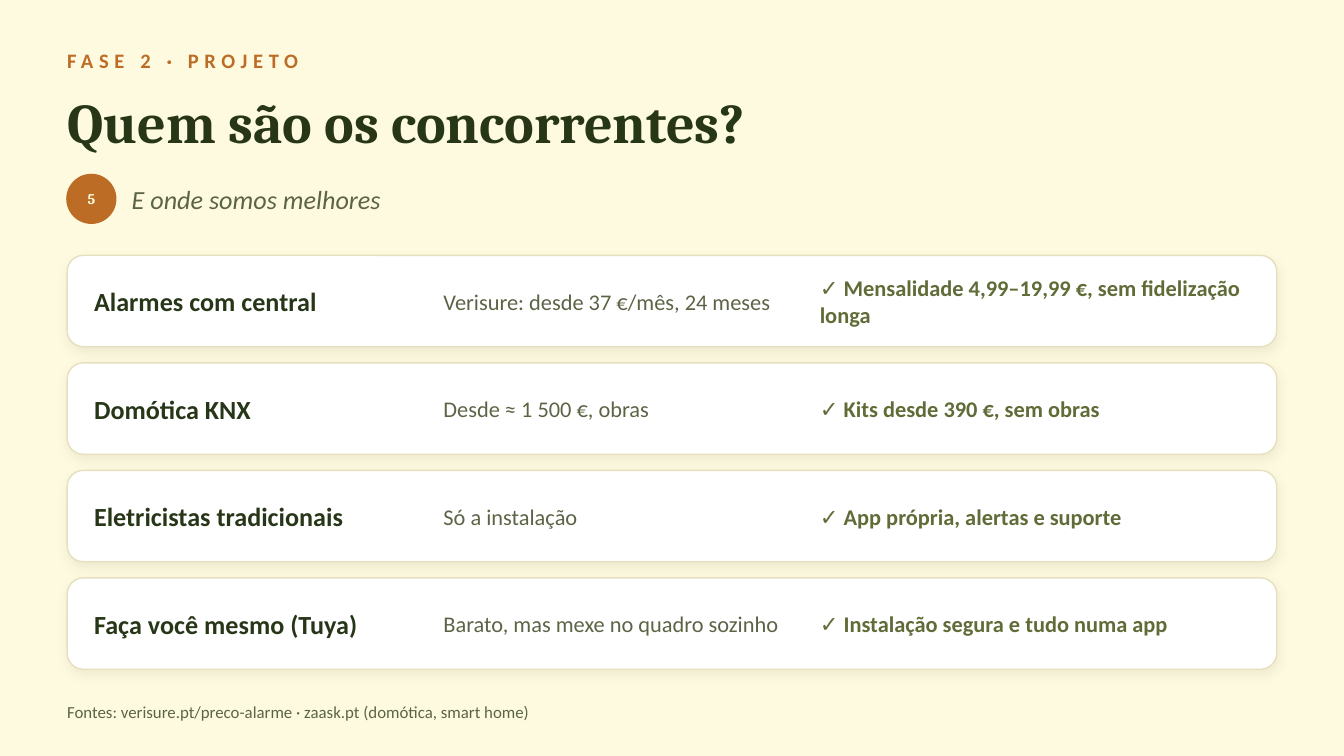
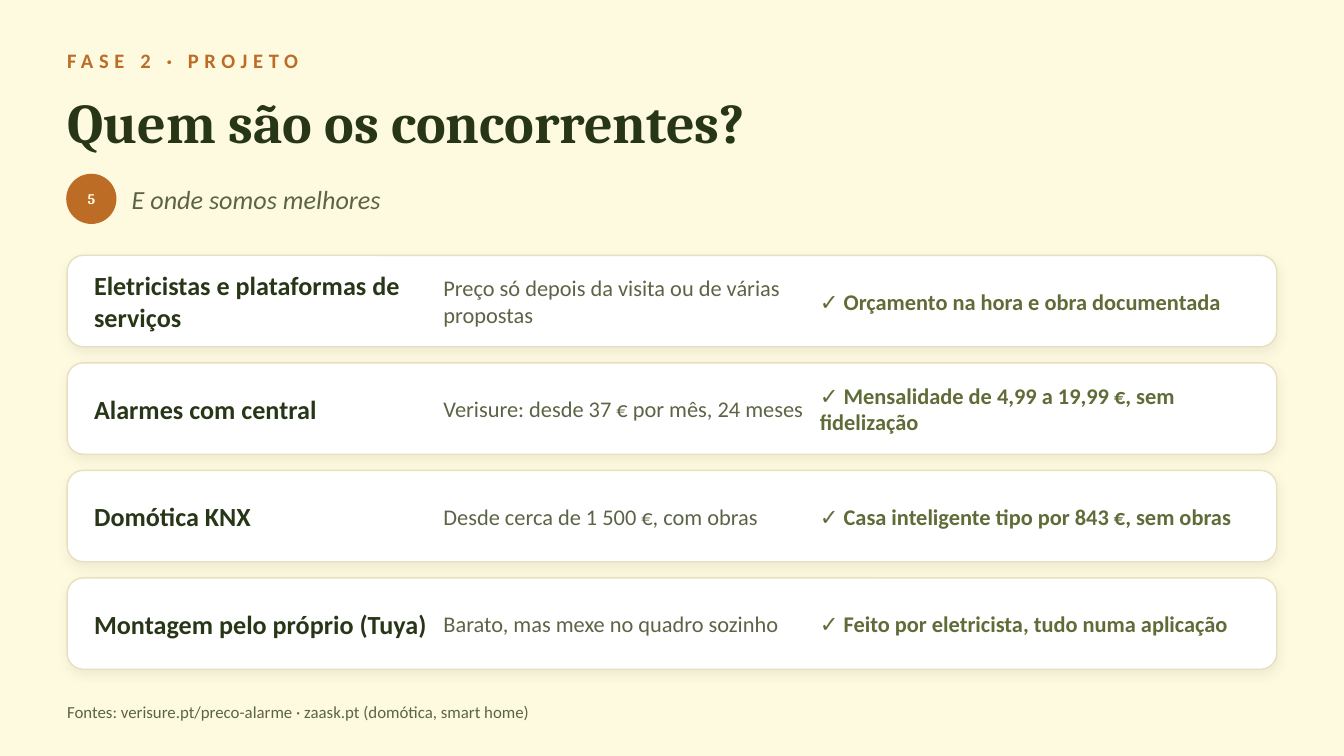
Before and after one commit to ruibraganca2014-coder/marketing-saas, a slide deck: slide 6 of domus-energia/negocio/Domus_Energia_Ideia_de_Negocio.pptx. Drawn at 1344x756 pixels with LibreOffice and Linux fonts; fonts in the diff are those of the drawing. Boxes give left, top, right and bottom in pixels: in the first picture for what was removed or moved away, otherwise in the second. Text is boxed around its words. In the diff, an @@ line names an element or a change of style, - is before the commit and + after.

```diff
--- a/domus-energia/negocio/Domus_Energia_Ideia_de_Negocio.pptx
+++ b/domus-energia/negocio/Domus_Energia_Ideia_de_Negocio.pptx
@@ text added at (94, 276, 399, 332), 14 pt, text #283618, bold @@
+Eletricistas e plataformas de serviços
@@ text at (443, 280, 780, 327): text changed @@
-Verisure: desde 37 €/mês, 24 meses
+Preço só depois da visita ou de várias propostas
@@ text at (844, 294, 1220, 314): text changed @@
-✓ Mensalidade 4,99–19,99 €, sem fidelização longa
+✓ Orçamento na hora e obra documentada
@@ text "Alarmes com central": place and size @@
-text "Alarmes com central" at (94, 292, 316, 311)
+text "Alarmes com central" at (94, 400, 316, 419)
@@ text at (820, 388, 1174, 434): text changed @@
-✓ Kits desde 390 €, sem obras
+✓ Mensalidade de 4,99 a 19,99 €, sem fidelização
@@ text at (443, 401, 803, 421): text changed @@
-Desde ≈ 1 500 €, obras
+Verisure: desde 37 € por mês, 24 meses
@@ text "Domótica KNX": place and size @@
-text "Domótica KNX" at (94, 400, 251, 419)
+text "Domótica KNX" at (94, 507, 251, 526)
@@ text removed at (94, 507, 343, 526) @@
-Eletricistas tradicionais
@@ text at (443, 509, 757, 525): text changed @@
-Só a instalação
+Desde cerca de 1 500 €, com obras
@@ text at (844, 509, 1230, 529): text changed @@
-✓ App própria, alertas e suporte
+✓ Casa inteligente tipo por 843 €, sem obras
@@ text at (94, 614, 427, 639): text changed @@
-Faça você mesmo (Tuya)
+Montagem pelo próprio (Tuya)
@@ text at (844, 616, 1228, 636): text changed @@
-✓ Instalação segura e tudo numa app
+✓ Feito por eletricista, tudo numa aplicação
```
Also in this commit, not shown: 11 other slides changed, 1 slide added, 4 other files.
